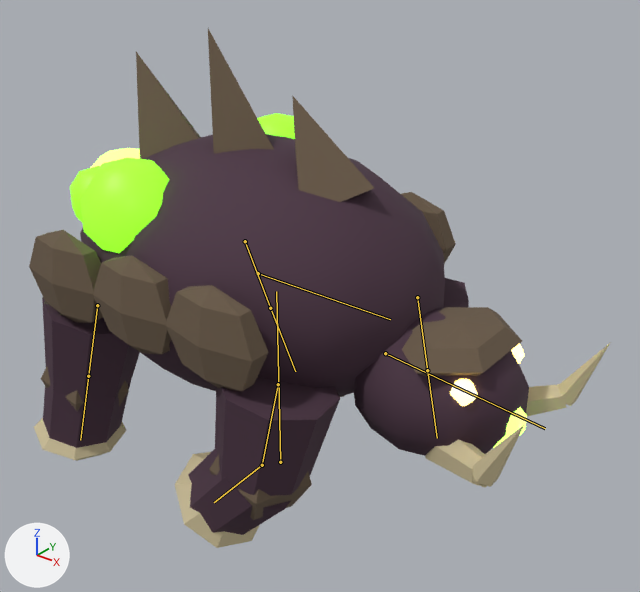
What one commit did to the glTF model godot/assets/models/behemoth.glb.
Before and after are seen from a 50 mm lens placed at (2.2, -2.46, 2.43), pointed at (0.18, 0.06, 0.87). Every picture has the same lights, and +X, +Y and +Z are marked at lower left. The first picture is the older version. Both versions are drawn at frame 0 of the action 'walk'; the numbers are the values there. The bones that bend it are drawn over the model as lines.

Objects in the first picture: 'behemoth'.
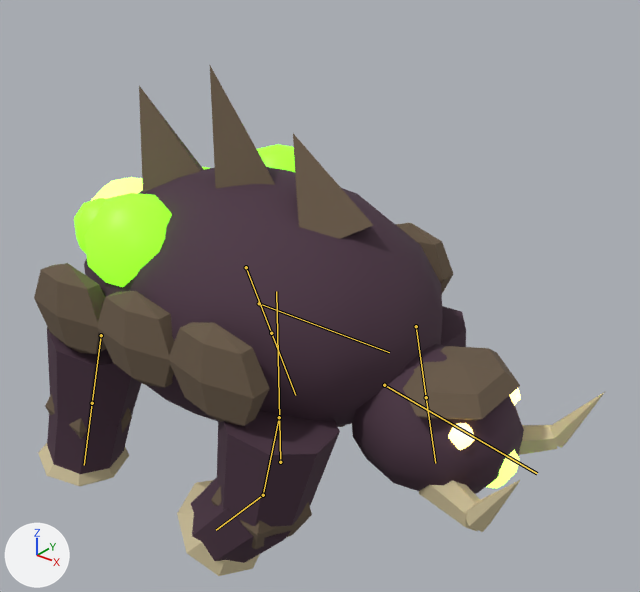
Where the change shows, as pixel boxes [x1, y1, x2, y2] in the pictures (640 x 592 px):
'behemoth', posed
    before: [29, 29, 611, 548]
    after: [34, 66, 606, 576]
bone 'body', root to tip
    before: (258, 273) to (390, 319)
    after: (259, 303) to (389, 352)
bone 'head', root to tip
    before: (385, 353) to (545, 428)
    after: (384, 385) to (537, 473)

The edits, one by one:
Bone 'body' (bone_body) moves from (0.0, 0.0, 0.06) to (0.0, 0.0, -0.08).
Bone 'head' (bone_head) turns from (0, 0, 0) to (-5, 0, 0) degrees about its own x, y and z.
